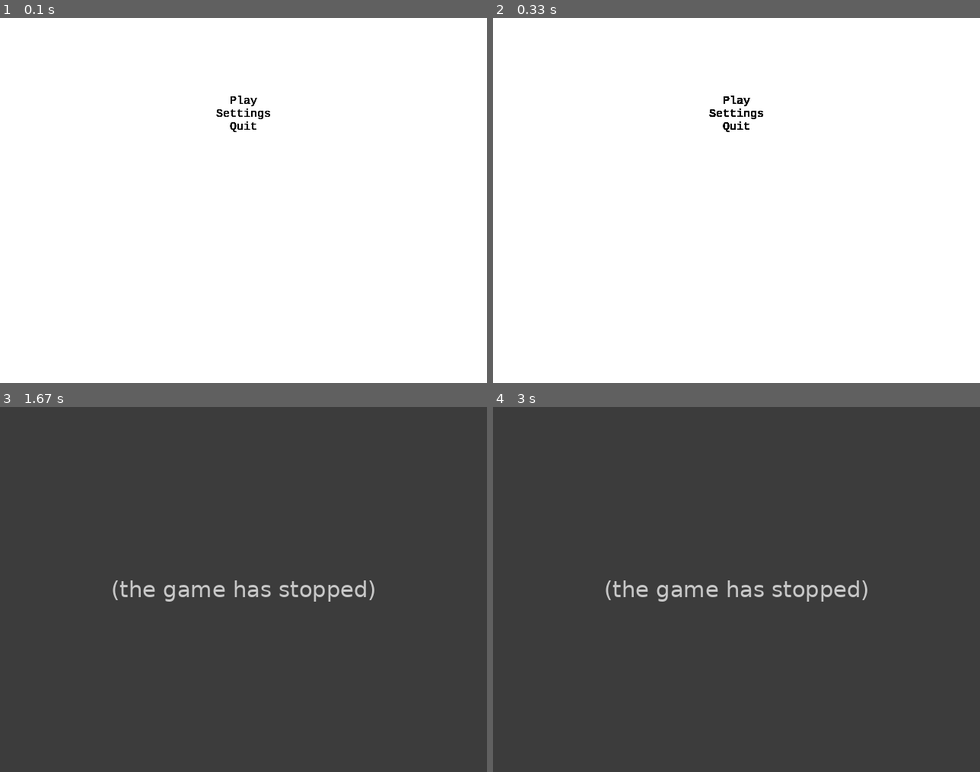
Above: before the commit, frames 1-4 (two rows, left to right).
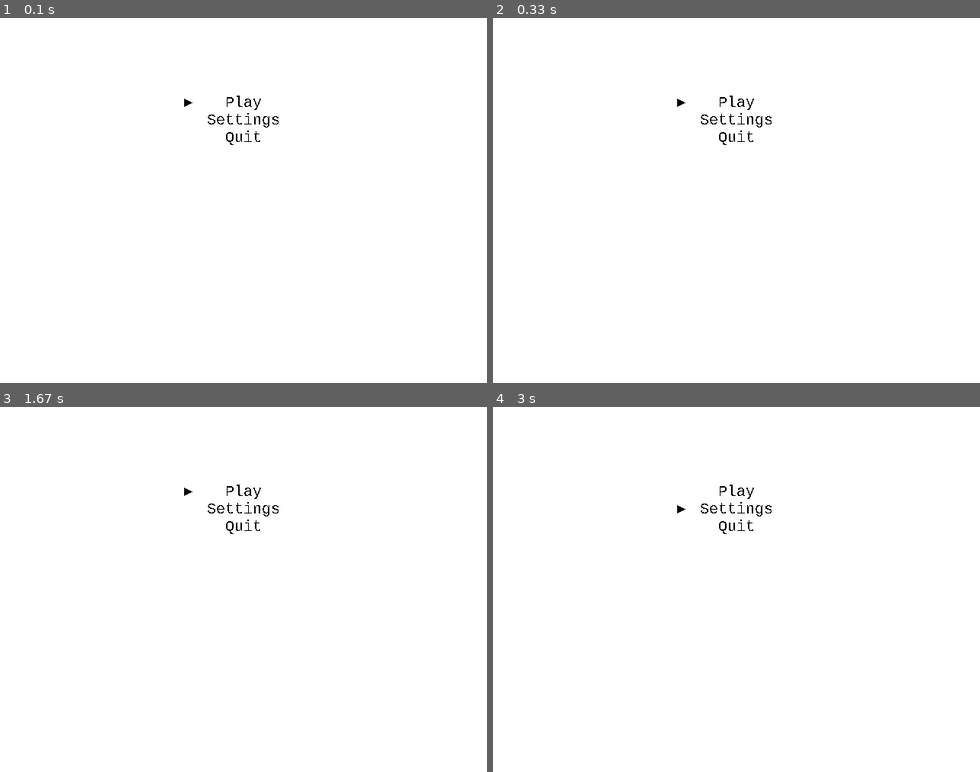
Above: after the commit, the same moments.

Repository: matgrioni/Tron
Game: pygame game, started from src/main.py
The game is run twice, just before and just after one commit, with the same random seed, the same clock (stepped at 60 frames per second) and the same inputs. The source is Python 2; it was converted automatically to run under Python 3.
Inputs (mouse positions are in pixels of both pictures, inside the frame that each line leads up to):
- Up to frame 1 (0.1 s): no input
- Up to frame 2 (0.33 s): no input
- Up to frame 3 (1.67 s): tap Enter at 0.33 s; hold Up 1.17-1.63 s; move the mouse to (126, 593) at 1.2 s
- Up to frame 4 (3 s): hold Down from 2.73 s (still down); move the mouse to (794, 622) at 2.77 s

The runs differ from the first frame. In frame 1, 0.4% of the frame differs, in the area x 37-58%, y 21-35%; in frame 2, 0.4%; in frame 3, 100%, in the area x 0-100%, y 0-100%; in frame 4, 100%.
Error before the commit: TypeError: Menu._selectItem() takes 1 positional argument but 2 were given (PygameHelper.py ...; the game stopped at 0.33 s (later frames are placeholders)

Commit message:
Added selected indicator and menu is navigable

Diff:
--- a/src/Menu.py
+++ b/src/Menu.py
@@ -18,8 +18,10 @@
     def __init__(self, options, parent=None, size=(640, 480), fill=(255, 255, 255)):
         super(Menu, self).__init__(parent, size, fill)
 
+        self.selectedItem = 0
+
         # Create a list of surfaces for the provided options
-        self.font = pygame.font.SysFont("monospace", 15)
+        self.font = pygame.font.SysFont("monospace", 20)
         self.setOptions(options)
 
         self.optionCallbacks = {}
@@ -44,20 +46,41 @@
     # than setting self.options automatically.
     def setOptions(self, options):
         self.options = options
-        self.renderedOptions = [self.font.render(option, True, (0, 0, 0)) for option in options]
+        self.renderedOptions = [self.font.render(option, False, (0, 0, 0)) for option in options]
+        self.maxWidth = max([o.get_width() for o in self.renderedOptions])
 
-    # Draw the text
+    # Draw the text and the appropriate selector shape
     def draw(self):
+        self.screen.fill(self.fill)
+        pygame.display.flip()
+
         for (i, option) in enumerate(self.renderedOptions):
-            x = self.size[0] / 2 - option.get_width() / 2
+            # Draw the menu items
+            x = (self.size[0] - option.get_width()) / 2
             y = 100 + i * option.get_height()
             self.screen.blit(option, (x, y))
 
-    def _moveSelectedUp(self):
-        pass
+            if i == self.selectedItem:
+                sidePoint = ((self.size[0] - self.maxWidth) / 2 - 20, y + option.get_height() / 2)
+                topPoint = (sidePoint[0] - 10, sidePoint[1] - 5)
+                botPoint = (sidePoint[0] - 10, sidePoint[1] + 5)
 
-    def _moveSelectedDown(self):
-        pass
+                pygame.draw.polygon(self.screen, (0, 0, 0), [sidePoint, topPoint, botPoint])
 
-    def _selectItem(self):
-        self.optionCallbacks["Play"]()
+    # Changes the selected item to one higher if possible
+    def _moveSelectedUp(self, event):
+        if self.selectedItem > 0:
+            self.selectedItem -= 1
+
+    # Changes the selected item to one lower if possible
+    def _moveSelectedDown(self, event):
+        if self.selectedItem < len(self.options) - 1:
+            self.selectedItem += 1
+
+    # Selects the current item that is selected and executes
+    # that defined callback.
+    def _selectItem(self, event):
+        option = self.options[self.selectedItem]
+
+        if option in self.optionCallbacks:
+            callback = self.optionCallbacks[option]
